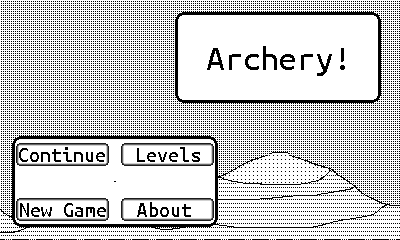
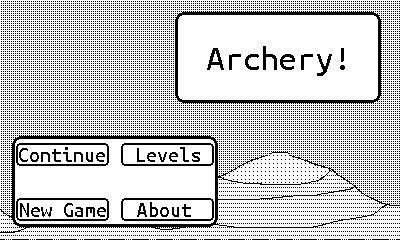
Layer changes from the first 400 x 240 image to the second:
painted on "popup" over <box>16,143,214,221</box>
